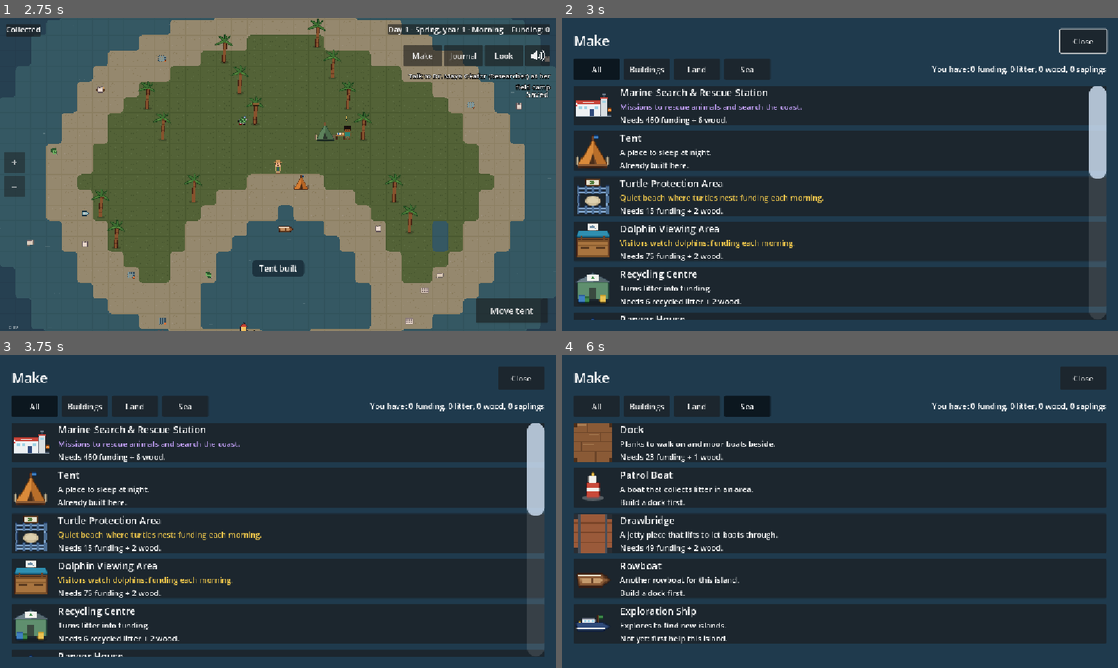
Above: before the commit, frames 1-4 (two rows, left to right).
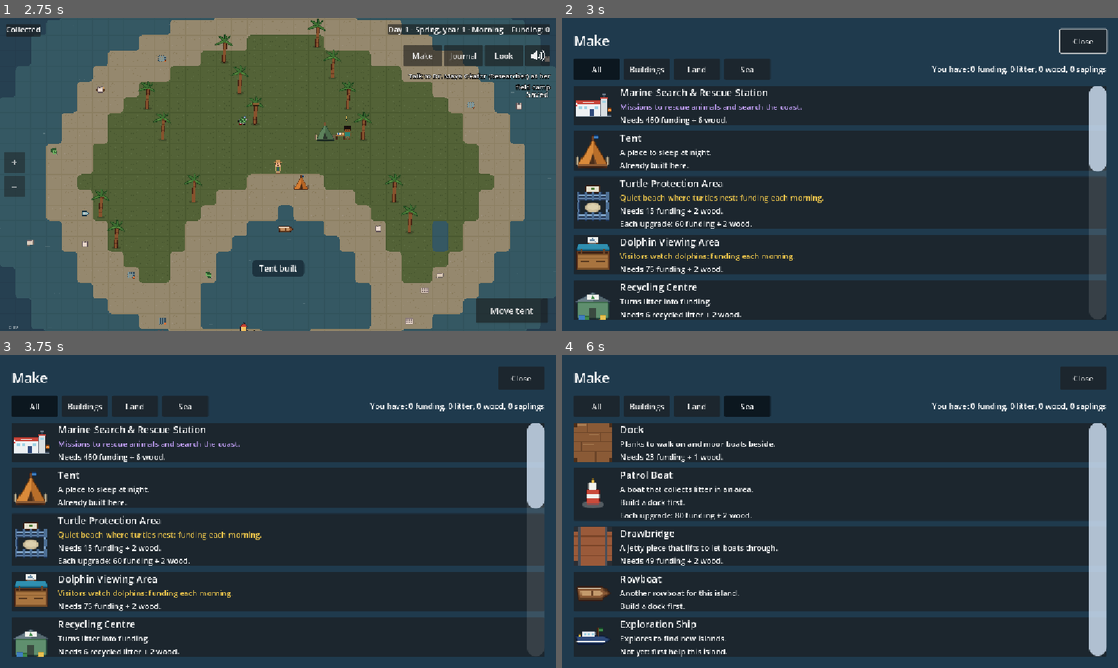
Above: after the commit, the same moments.

Repository: detronics-apps/ocean-haven
Game: Godot game, scene res://scenes/world/ocean_world.tscn
Same seed, same stepped clock (60 frames per second), same inputs: the game is played once before the commit and once after it.
Inputs (mouse positions are in pixels of both pictures, inside the frame that each line leads up to):
- Up to frame 1 (2.75 s): click (77, 118) at 0.52 s; type "Alex" at 0.6 s; click "Let's go!" at 1.25 s; click "Place" at 2 s
- Up to frame 2 (3 s): click "Make" at 2.75 s
- Up to frame 3 (3.75 s): click "All" at 3.5 s
- Up to frame 4 (6 s): click "Buildings" at 4.25 s; click "Land" at 5 s; click "Sea" at 5.75 s

Frame 1 is identical in both runs. In frame 2, 12% of the frame differs, in the area x 2-98%, y 46-97%; in frame 3, 12%; in frame 4, 19%, in the area x 2-98%, y 21-97%.

Commit message:
Make menu says what each upgrade costs, under the build cost (the Upgrade button stays one word)
Co-Authored-By: Claude Opus 5.5 <noreply@anthropic.com>

Diff:
--- a/scripts/ui/build_menu.gd
+++ b/scripts/ui/build_menu.gd
@@ -86,6 +86,8 @@
 		status = data.cost_text()
 	# Only the name, what it does (one short line) and what it costs.
 	var lines: Array[String] = [data.display_name, data.summary if data.summary != "" else data.description, status]
+	if data.max_tier > 1 and not data.locked:  # (what an upgrade costs: the building's button just says Upgrade)
+		lines.append("Each upgrade: " + data.upgrade_cost_text().trim_prefix("Needs "))
 	var entry := card(data.texture, lines, data.locked)
 	entry.name = "Entry_" + data.id
 	if FACILITY_COLOURS.has(data.facility):
--- a/tests/test_building.gd
+++ b/tests/test_building.gd
@@ -145,6 +145,9 @@
 	_expect(paused, "menu pauses the game")
 	_expect(menu.find_child("Entry_dock", true, false).find_child("Build", true, false) != null,
 		"affordable building offers Build")
+	_expect(_entry_text(menu, "Entry_recycling_centre").contains("Each upgrade:") and _entry_text(menu, "Entry_recycling_centre").contains("funding"),
+		"the Make menu says what an upgrade costs (%s)" % _entry_text(menu, "Entry_recycling_centre"))
+	_expect(not _entry_text(menu, "Entry_dock").contains("Each upgrade"), "(nothing to upgrade: no upgrade line)")
 	_expect(_entry_text(menu, "Entry_turtle_protection_area").contains("as many as you can"),
 		"protection areas at their limit say so")
 	_expect(menu.find_child("Entry_house", true, false).find_child("Build", true, false) == null,
Not shown, changed: CLAUDE.md
